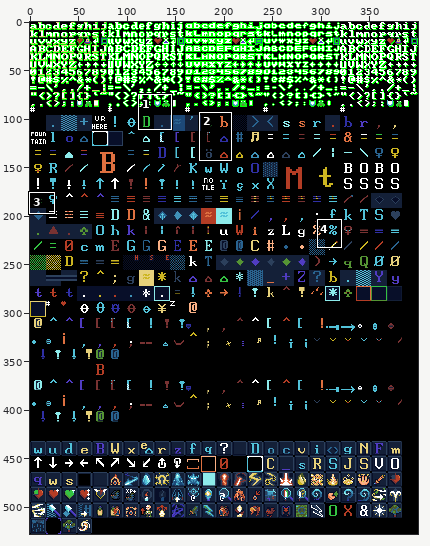
File history of a pixel-art file, src/master.aseprite. Above: a wide view before the commit, with the close-up outlined.
Close-up. Before:
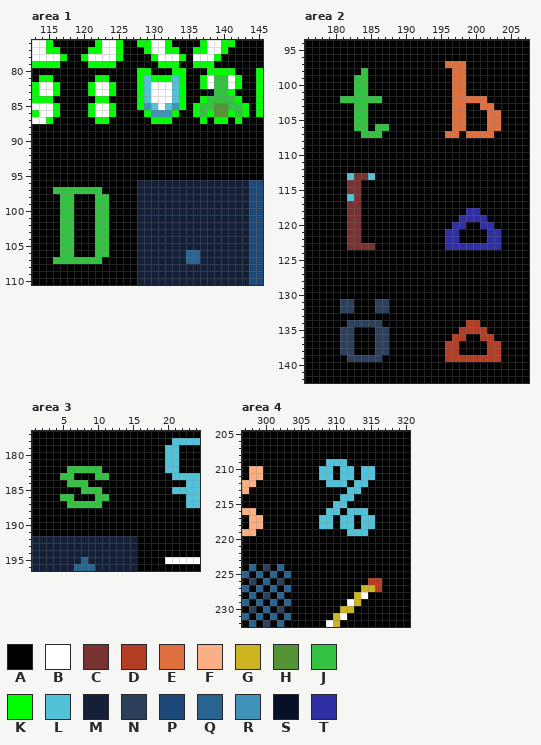
400x528 pixels, 1 frame. Colours within 5 levels of each other are drawn and written as one. Shown: area 1: x 113..145, y 76..110; area 2: x 176..207, y 94..142; area 3: x 1..24, y 177..196; area 4: x 297..320, y 205..232. The commit also changed other parts of the picture, which this record leaves out.
Palette (. is transparent): A #000000  B #ffffff  C #783232  D #b33d25  E #de7040  F #fab084  G #ccb521  H #559434  J #34c242  K #00ff00  L #52c2d9  M #142038  N #2c405c  P #1d4978  Q #29638f  R #4092b8  S #080f29  T #2f2fa3
And afterwards:
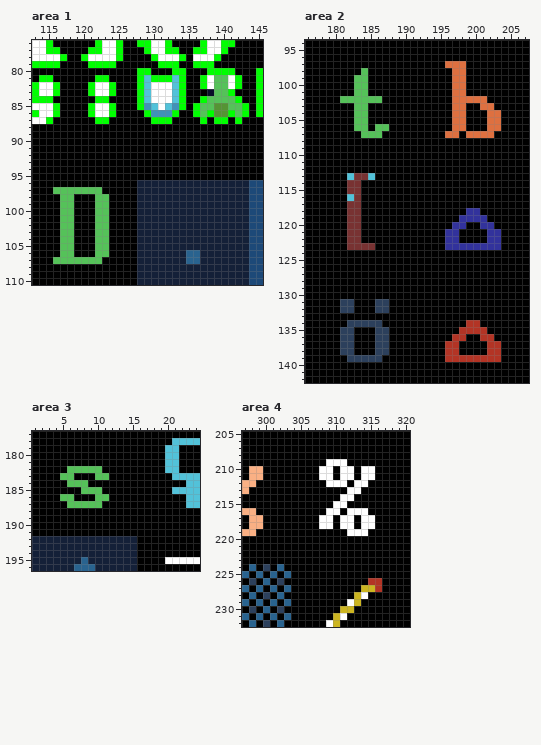
Changes in this commit:
{"colour":"D","old":"#b33d25","new":"#b33425"}
{"colour":"J","old":"#34c242","new":"#55c259"}
{"colour":"T","old":"#2f2fa3","new":"#32329c"}
{"where": "area 4, layer \"MASTER/Master\""}
{"y":209,"x":309,"old":"LLL","new":"BBB"}
{"y":210,"x":308,"old":"LL","new":"BB"}
{"y":210,"x":311,"old":"LL","new":"BB"}
{"y":210,"x":314,"old":"LL","new":"BB"}
{"y":211,"x":308,"old":"LL","new":"BB"}
{"y":211,"x":311,"old":"LL","new":"BB"}
{"y":211,"x":314,"old":"LL","new":"BB"}
{"y":212,"x":309,"old":"LLL","new":"BBB"}
{"y":212,"x":313,"old":"LL","new":"BB"}
{"y":213,"x":312,"old":"LL","new":"BB"}
{"y":214,"x":311,"old":"LL","new":"BB"}
{"y":215,"x":310,"old":"LL","new":"BB"}
{"y":216,"x":309,"old":"LL","new":"BB"}
{"y":216,"x":312,"old":"LLL","new":"BBB"}
{"y":217,"x":308,"old":"LL","new":"BB"}
{"y":217,"x":311,"old":"LL","new":"BB"}
{"y":217,"x":314,"old":"LL","new":"BB"}
{"y":218,"x":308,"old":"LL","new":"BB"}
{"y":218,"x":311,"old":"LL","new":"BB"}
{"y":218,"x":314,"old":"LL","new":"BB"}
{"y":219,"x":312,"old":"LLL","new":"BBB"}
{"label":"changed","picture_box":[200,75,242,117]}
{"label":"changed","picture_box":[53,187,109,264]}
{"label":"changed","picture_box":[340,68,389,138]}
{"label":"changed","picture_box":[445,208,501,250]}
{"label":"changed","picture_box":[445,320,501,362]}
{"label":"changed","picture_box":[60,466,109,508]}
{"label":"changed","picture_box":[319,459,375,536]}
{"label":"changed","picture_box":[368,578,382,592]}
